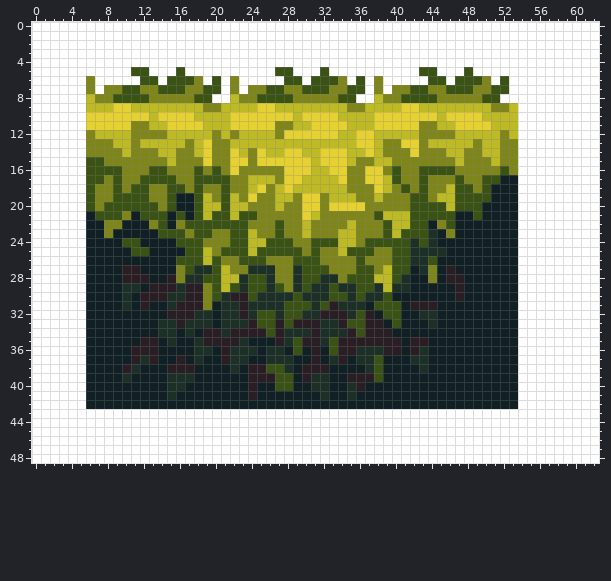
Pixel-art sprite: assets/map/ground1.png. Above, as it was before the edit.
The file is 63x49 pixels. Pixels under 10% opacity are left out. Colours within 5 levels of each other are drawn and written as one.
Once edited:
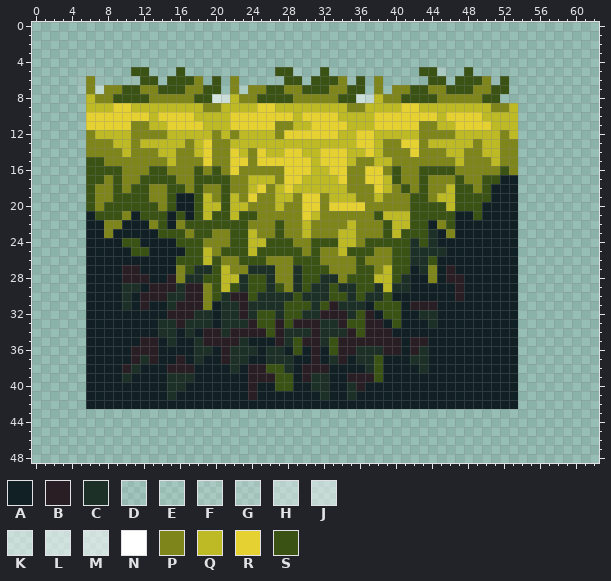
Palette (. is transparent): A #112024  B #2a1e25  C #1d3028  D #ffffff1a  E #ffffff20  F #ffffff2d  G #ffffff34  H #ffffff63  J #ffffff76  K #ffffff80  L #ffffff8e  M #ffffff96  N #ffffff  P #7e851b  Q #bdba25  R #e6d133  S #3a5214
Change:
Colour D replaces colour N in row 5 at x 6 and 29; in row 6 at x 7, 27 and 51; in row 7 at x 5.
Colour E replaces colour N in row 6 at x 5, 11 and 35.
Colour F replaces colour N in row 5 at x 45.
Colour G replaces colour N in row 7 at x 23.
Colour H replaces colour N in row 7 at x 7.
Colour J replaces colour N in row 8 at x 37.
Colour K replaces colour N in row 8 at x 36.
Colour L replaces colour N in row 8 at x 21.
Colour M replaces colour N in row 8 at x 20.
The edit erases colour N in rows 0 to 4 at x 0 to 62; in row 5 at x 0 to 5, 7 to 10, 13 to 15, 17 to 26, 30 to 31, 33 to 42, 46 to 47 and 49 to 62; in row 6 at x 0 to 4, 8 to 10, 14, 19, 21, 23 to 26, 30, 37, 39 to 43, 46 and 53 to 62; in row 7 at x 0 to 4, 21, 37, 39 and 53 to 62; in row 8 at x 0 to 5 and 52 to 62; in rows 9 to 42 at x 0 to 5 and 54 to 62.
The edit erases colour N in rows 43 to 48 at x 0 to 62.
